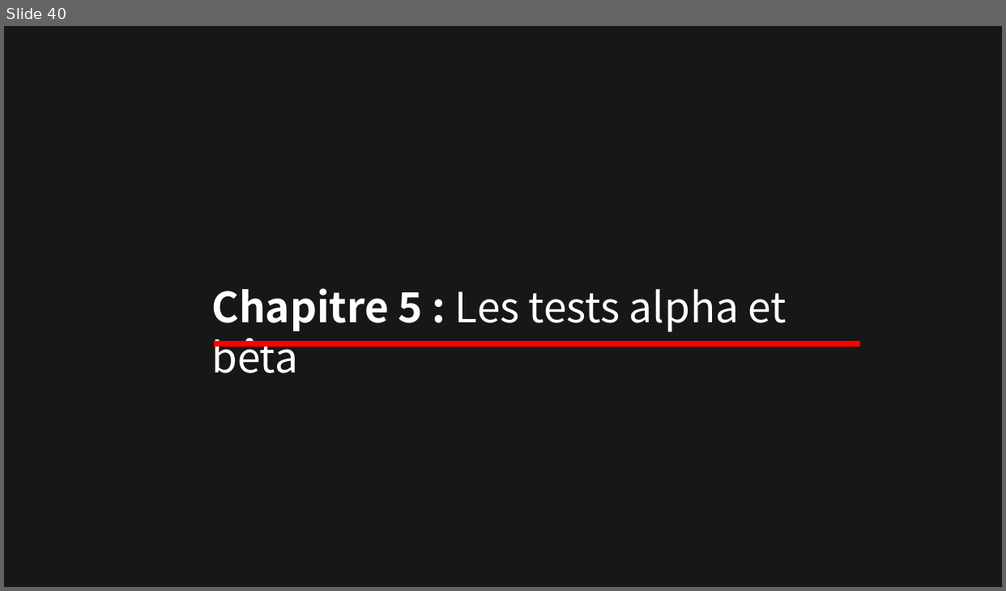
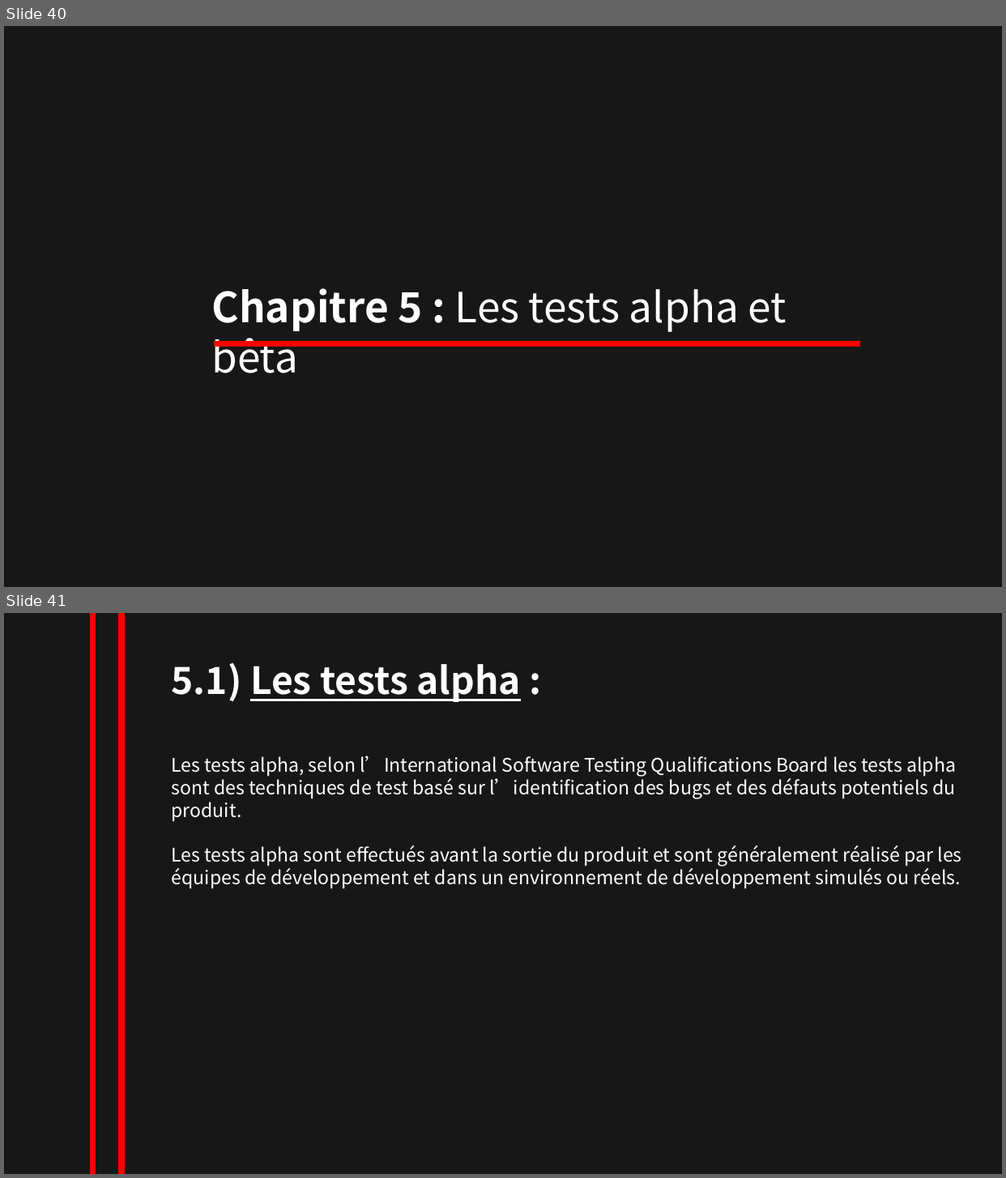
Before and after one commit to NesrineZitouni11/nesrine_zitouni, a slide deck: TRAVAUX/powerpointRevisionISTQB.pptx. Shown one above the other, each under a label of ours: slide 40 before the commit, slides 40 and 41 after it. The pictures are 1006x591 and 1006x1178 pixels, drawn with LibreOffice and Linux fonts; fonts in the diff are those of the drawing. Boxes give left, top, right and bottom in pixels: in the first picture for what was removed or moved away, otherwise in the second. Text is boxed around its words. In the diff, an @@ line names an element or a change of style, - is before the commit and + after.

```diff
--- a/TRAVAUX/powerpointRevisionISTQB.pptx
+++ b/TRAVAUX/powerpointRevisionISTQB.pptx
@@ slide 41 added at [4, 613, 1002, 1174], background #181717 @@
@@ line added from (93, 613) to (93, 1174), #FF0000 6 pt @@
@@ line added from (121, 613) to (121, 1174), #FF0000 6 pt @@
@@ text added at [172, 662, 521, 702], 36 pt, text #FFFFFF, bold, underline @@
+5.1) Les tests alpha :
@@ text added at [172, 756, 962, 889], 18 pt, text #FFFFFF @@
+Les tests alpha, selon l’International Software Testing Qualifications Board les tests alpha sont des techniques de test basé sur l’identification des bugs et des défauts potentiels du produit.
+Les tests alpha sont effectués avant la sortie du produit et sont généralement réalisé par les équipes de développement et dans un environnement de développement simulés ou réels.
```
Also in this commit, not shown: 3 other slides added, 1 slide removed.
